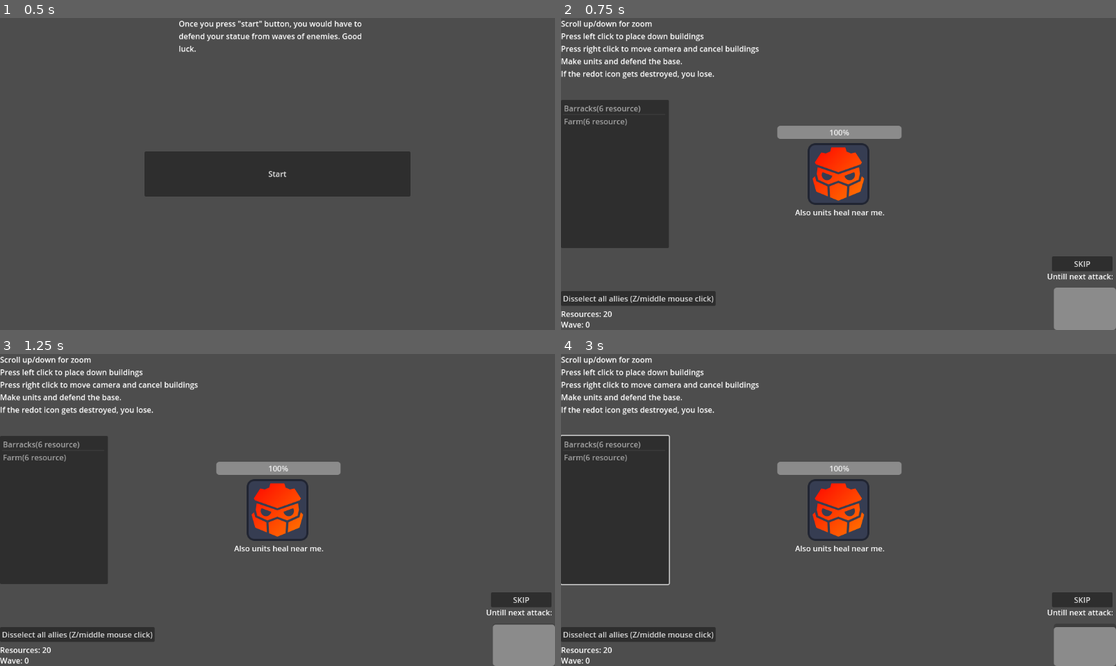
Above: before the commit, frames 1-4 (two rows, left to right).
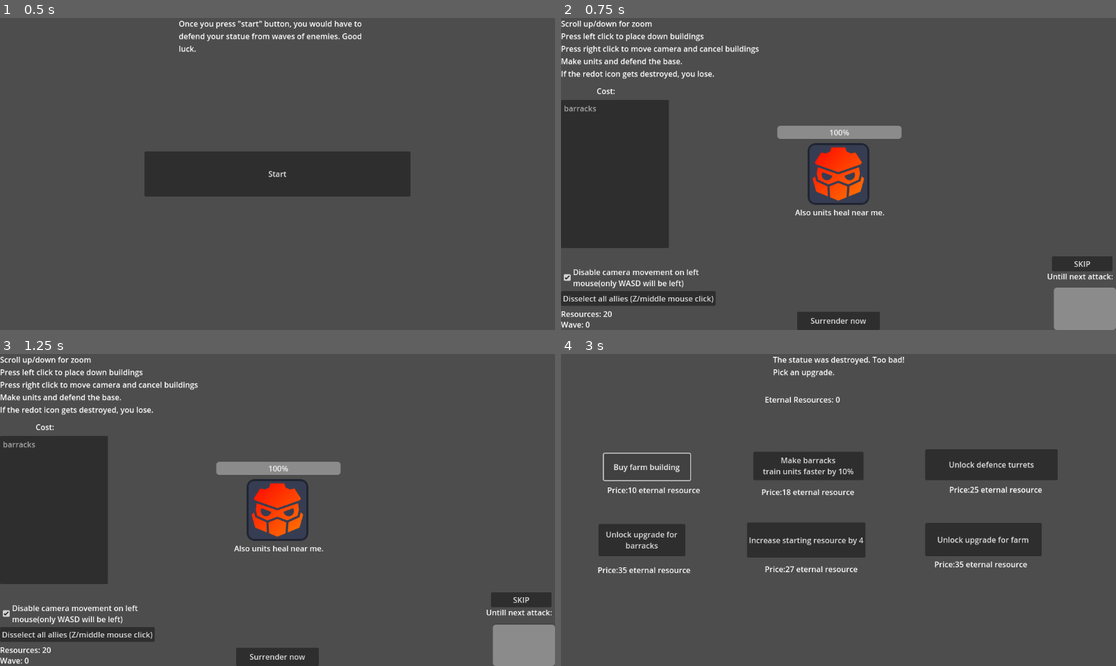
Above: after the commit, the same moments.

Repository: RedotOpenGame/Defence_Architect
Game: Godot game, scene res://Scenes/main_menu.tscn
Two runs of this game, one before a commit and one after it. Both use one fixed random seed, a clock stepped at 60 frames per second and the inputs below.
Inputs (mouse positions are in pixels of both pictures, inside the frame that each line leads up to):
- Up to frame 1 (0.5 s): no input
- Up to frame 2 (0.75 s): click "Start" at 0.5 s
- Up to frame 3 (1.25 s): no input
- Up to frame 4 (3 s): click (633, 612) at 1.25 s, where only the run after the commit has a clickable "Disable camera movement on le…"; click (838, 656) at 2 s, where only the run after the commit has a clickable "Surrender now"; click (644, 466) at 2.75 s, where only the run after the commit has a clickable "Buy farm building"

Frame 1 is identical in both runs. In frame 2, 1.5% of the frame differs, in the area x 0-58%, y 22-100%; in frame 3, 1.5%; in frame 4, 23%, in the area x 0-100%, y 0-100%.

Commit message:
more_stuff
small_changes

Diff:
--- a/Globals/Gameplay.gd
+++ b/Globals/Gameplay.gd
@@ -1,4 +1,11 @@
 extends Node
 
 const base_resource:int = 20
+var starting_resource_bonus:int = 0
 var resource:int = base_resource
+
+var eternal_resource:int = 0
+var died_for_the_first_time:bool = false
+
+var owned_buildings:Array = ["barracks"]
+var owned_building_upgrades:Array = []
--- /dev/null
+++ b/Globals/SaveSystem.gd
@@ -0,0 +1,42 @@
+extends Node
+
+const FILE_NAME = "user://save_file.json"
+
+func save_game() -> void:
+	var contents:Dictionary = {
+		"eternal_resource":Gameplay.eternal_resource,
+		"available_buildings":Gameplay.owned_buildings,
+		"available_building_upgrades":Gameplay.owned_building_upgrades,
+	}
+	var json_string = JSON.stringify(contents)
+	var file_access := FileAccess.open(FILE_NAME, FileAccess.WRITE)
+	if not file_access:
+		print("An error happened while saving data: ", FileAccess.get_open_error())
+		return
+
+	file_access.store_line(json_string)
+	file_access.close()
+
+func load_game() -> void:
+	loader(FILE_NAME)
+
+func loader(file):
+	if not FileAccess.file_exists(file):
+		return
+	var file_access := FileAccess.open(file, FileAccess.READ)
+	var json_string := file_access.get_line()
+	file_access.close()
+
+	var json := JSON.new()
+	var error := json.parse(json_string)
+	if error:
+		printerr("JSON Parse Error: ", json.get_error_message(), " in ", json_string, " at line ", json.get_error_line())
+		return
+	# We saved a dictionary, lets assume is a dictionary
+	var data:Dictionary = json.data
+	if data.get("eternal_resource") != null:
+		Gameplay.eternal_resource = data["eternal_resource"]
+	if data.get("available_buildings") != null:
+		Gameplay.owned_buildings = data["available_buildings"]
+	if data.get("available_building_upgrades") != null:
+		Gameplay.owned_building_upgrades = data["available_building_upgrades"]
--- a/Scenes/Buildings/Scripts/barracks.gd
+++ b/Scenes/Buildings/Scripts/barracks.gd
@@ -7,9 +7,11 @@
 @onready var ally_keeper = get_tree().get_first_node_in_group("Ally_storage")
 @onready var marker = $Marker2D
 @onready var trained_unit_list = $Control/PreparingWarriors
+@onready var train_bar = $Control/ProgressBar
 @onready var timer = $Spawn
 var unit_wait_list:Array = []
 var making_a_unit:bool = false
+var selected:bool = false
 
 
 @onready var prog_bar = $ProgressBar
@@ -17,9 +19,13 @@
 func _ready() -> void:
 	prog_bar.max_value = health
 	prog_bar.value = health
+	$Control.visible = false
+	train_bar.max_value = 2.5
 
 func _process(delta: float) -> void:
+	train_bar.value = timer.wait_time - timer.time_left
 	if unit_wait_list.size() > 0 and !making_a_unit:
+		$Sprite2D2.modulate = Color.DARK_GOLDENROD
 		if unit_wait_list[0] == "sworder":
 			making_a_unit = true
 			timer.start(2.5)
@@ -40,7 +46,8 @@
 			var scene = archer_scene.instantiate()
 			scene.global_position = marker.global_position
 			ally_keeper.add_child(scene)
-
+	if unit_wait_list.size() == 0:
+		$Sprite2D2.modulate = Color.WHITE
 
 func _on_warrior_list_item_clicked(index: int, at_position: Vector2, mouse_button_index: int) -> void:
 	if mouse_button_index == 1:
@@ -63,3 +70,19 @@
 func check_area_overlaps() -> bool:
 
 	return $PLACEMENT.get_overlapping_areas() == []
+
+
+func _on_selection_mouse_entered() -> void:
+	$Control.visible = true
+
+
+func _on_selection_mouse_exited() -> void:
+	if !selected:
+		$Control.visible = false
+
+
+func _on_selection_gui_input(event: InputEvent) -> void:
+	if event is InputEventMouseButton:
+		if event.button_index == 1 and event.pressed:
+			selected = !selected
+			#print(selected)
--- a/Scenes/Buildings/barracks.tscn
+++ b/Scenes/Buildings/barracks.tscn
@@ -33,20 +33,30 @@
 
 [node name="WarriorList" type="ItemList" parent="Control"]
 layout_mode = 0
-offset_left = -107.0
-offset_top = -171.0
-offset_right = 109.0
-offset_bottom = -72.0
+offset_left = -99.0
+offset_top = -122.0
+offset_right = 99.0
+offset_bottom = -57.0
 item_count = 2
 item_0/text = "Sworder(2 resource)"
 item_1/text = "Archer(3 resource)"
 
 [node name="PreparingWarriors" type="ItemList" parent="Control"]
 layout_mode = 0
-offset_left = -123.0
-offset_top = 38.0
-offset_right = 144.0
-offset_bottom = 99.0
+offset_left = -44.0
+offset_top = -33.0
+offset_right = 43.0
+offset_bottom = 33.0
+mouse_filter = 2
+theme_override_font_sizes/font_size = 10
+
+[node name="ProgressBar" type="ProgressBar" parent="Control"]
+layout_mode = 0
+offset_left = -43.0
+offset_top = -47.0
+offset_right = 43.0
+offset_bottom = -33.0
+show_percentage = false
 
 [node name="Sprite2D2" type="Sprite2D" parent="."]
 position = Vector2(39, 0)
@@ -74,6 +84,17 @@
 [node name="CollisionShape2D" type="CollisionShape2D" parent="PLACEMENT"]
 shape = SubResource("RectangleShape2D_nabln")
 
+[node name="Selection" type="Control" parent="."]
+layout_mode = 3
+anchors_preset = 0
+offset_left = -43.0
+offset_top = -33.0
+offset_right = 43.0
+offset_bottom = 33.0
+
 [connection signal="item_clicked" from="Control/WarriorList" to="." method="_on_warrior_list_item_clicked"]
 [connection signal="body_entered" from="PLACEMENT" to="." method="_on_placement_body_entered"]
 [connection signal="body_exited" from="PLACEMENT" to="." method="_on_placement_body_exited"]
+[connection signal="gui_input" from="Selection" to="." method="_on_selection_gui_input"]
+[connection signal="mouse_entered" from="Selection" to="." method="_on_selection_mouse_entered"]
+[connection signal="mouse_exited" from="Selection" to="." method="_on_selection_mouse_exited"]
--- a/Scenes/Buildings/farm.gd
+++ b/Scenes/Buildings/farm.gd
@@ -1,16 +1,17 @@
 extends CharacterBody2D
 
 var health = 50
-
+var wave_reward:int = 1
 @onready var prog_bar = $ProgressBar
 
 func _ready() -> void:
 	prog_bar.max_value = health
 	prog_bar.value = health
+	$Label.visible = false
 
 
 func give_money():
-	Gameplay.resource += 2
+	Gameplay.resource += wave_reward
 
 func damage_func(amount) -> void:
 	health -= amount
@@ -21,3 +22,11 @@
 func check_area_overlaps() -> bool:
 
 	return $PLACEMENT.get_overlapping_areas() == []
+
+
+func _on_control_mouse_entered() -> void:
+	$Label.visible = true
+
+
+func _on_control_mouse_exited() -> void:
+	$Label.visible = false
--- a/Scenes/Buildings/farm.tscn
+++ b/Scenes/Buildings/farm.tscn
@@ -25,13 +25,20 @@
 
 [node name="Label" type="Label" parent="."]
 offset_left = -43.0
-offset_top = -97.0
+offset_top = -75.0
 offset_right = 50.0
-offset_bottom = -22.0
-text = "Farm.
-New wave =
-+2 resource"
+offset_bottom = -26.0
+text = "New wave =
++1 resource"
 horizontal_alignment = 1
+
+[node name="Button" type="Button" parent="Label"]
+offset_left = -5.0
+offset_top = -52.0
+offset_right = 96.0
+offset_bottom = 2.0
+text = "Upgrade for
+5 resource"
 
 [node name="ProgressBar" type="ProgressBar" parent="."]
 offset_left = -63.0
@@ -49,3 +56,14 @@
 
 [node name="CollisionShape2D" type="CollisionShape2D" parent="PLACEMENT"]
 shape = SubResource("RectangleShape2D_hsaln")
+
+[node name="Control" type="Control" parent="."]
+layout_mode = 3
+anchors_preset = 0
+offset_left = -23.0
+offset_top = -23.0
+offset_right = 23.0
+offset_bottom = 23.0
+
+[connection signal="mouse_entered" from="Control" to="." method="_on_control_mouse_entered"]
+[connection signal="mouse_exited" from="Control" to="." method="_on_control_mouse_exited"]
--- a/Scenes/Buildings/statue.gd
+++ b/Scenes/Buildings/statue.gd
@@ -15,7 +15,9 @@
 	prog_bar.value = health
 	if health <= 0:
 		print("The statue is dead.")
-		queue_free()
+		SaveSystem.save_game()
+		get_tree().change_scene_to_file("res://Scenes/menus/post_death_shop.tscn")
+
 
 
 func _on_healing_range_body_entered(body: Node2D) -> void:
--- a/Scenes/Player/player_camera.gd
+++ b/Scenes/Player/player_camera.gd
@@ -5,7 +5,9 @@
 var area_selection_scene = preload("res://Scenes/Misc/choosing_area.tscn") #meant to select multiple units at once.
 var dragging:bool = false
 var base_untill_camera_movement = 0.1 #basically for how long player needs to press left click before the camera moves
-var untill_camera_movement = 0.1
+var untill_camera_movement = base_untill_camera_movement
+var moving_using_cursor:bool = true
+var camera_speed:float = 400.0
 #var cheat_menu = preload("res://Pew/Scenes/Misc/cheat_menu.tscn")
 
 #@onready var quota = $UI/main/Quota
@@ -28,7 +30,7 @@
 func _process(delta: float) -> void:
 #	quota.text = str("Quota: ", Globals.curr_quota, " / ", Globals.quota)
 #	filled_quota.text = str("Times quota was filled: ", Globals.quotas_completed)
-	if Input.is_action_pressed("left_mouse_click"): #move the camera
+	if Input.is_action_pressed("left_mouse_click") and moving_using_cursor: #move the camera
 		untill_camera_movement -= delta
 		if untill_camera_movement <= 0:
 			pressed_mouse_position = get_local_mouse_position()
@@ -40,6 +42,7 @@
 #		if !get_node_or_null("CheatMenu"):
 #			var menu = cheat_menu.instantiate()
 #			add_child(menu)
+	position += camera_speed * Input.get_vector("a", "d", "w", "s") * delta
 	if Input.is_action_pressed("right_mouse_click") and !dragging:
 		dragging = true
 		var scene = area_selection_scene.instantiate()
@@ -60,6 +63,10 @@
 		curr_zoom = min(curr_zoom + zoom_speed, max_camera_zoom)
 		zoom.x = curr_zoom
 		zoom.y = curr_zoom
+	if Input.is_action_just_pressed("x"):
+		for i in get_tree().get_nodes_in_group("Ally"):
+			if "is_selected" in i:
+				i.is_selected(true)
 	#if Input.is_action_just_pressed("middle_mouse_click"):
 		#_on_disselect_pressed()
 	#if Input.is_action_just_pressed("z"):
--- /dev/null
+++ b/Scenes/building_list.gd
@@ -0,0 +1,17 @@
+extends ItemList
+
+signal item_hovered(index: int)
+
+var hovered_item := -1
+
+func _on_gui_input(event: InputEvent) -> void:
+	if event is InputEventMouseMotion:
+		var mouse_pos := get_local_mouse_position()
+		var index = get_item_at_position(mouse_pos, true)
+		if hovered_item != index:
+			if index != -1:
+				item_hovered.emit(index)
+			hovered_item = index
+
+func _on_mouse_exited() -> void:
+	hovered_item = -1
--- a/Scenes/gameplay.gd
+++ b/Scenes/gameplay.gd
@@ -1,4 +1,5 @@
 extends Node2D
+
 
 @onready var showcase = $Showcase
 @onready var prog_bar = $UI/ProgressBar
@@ -7,6 +8,7 @@
 @onready var enemy_spawn_pos = $Enemyspawnpos
 @onready var enemy_enti = $Entities/Hostiles
 @onready var ally_enti = $Entities/Allies
+@onready var building_list = $UI/BuildingList
 
 const max_untill_another_attack:float = 30
 var waves_working:bool = true #meant to stop waves for debug purposes.
@@ -16,20 +18,24 @@
 
 var enemy_sworder_scene = preload("res://Scenes/Entities/Enemies/enemy_sworder.tscn")
 
-
-var barracks_scene = preload("res://Scenes/Buildings/barracks.tscn")
-var farm_scene = preload("res://Scenes/Buildings/farm.tscn")
+var building_scenes:Dictionary = {
+	"barracks":{"scene":preload("res://Scenes/Buildings/barracks.tscn"), "cost":6},
+	"farm":{"scene":preload("res://Scenes/Buildings/farm.tscn"), "cost":6}
+}
 
 var build_mode:bool = false
 var building_cost:int
 var selected_building
 var building_to_spawn
-
+var eternal_res_reward:int = 0
 
 func _ready() -> void:
 	prog_bar.max_value = max_untill_another_attack
 	prog_bar.value = max_untill_another_attack
 	resources_label.text = str("Resources: ", Gameplay.resource)
+
+	for i in Gameplay.owned_buildings:
+		building_list.add_item(i)
 
 func _process(delta: float) -> void:
 	untill_another_attack -= delta
@@ -38,6 +44,8 @@
 	wave_label.text = str("Wave: ", curr_wave)
 	if untill_another_attack <= 0 and waves_working:
 		curr_wave += 1
+		if curr_wave % 3 == 0:
+			eternal_res_reward += 1 * floor(curr_wave / 3)
 		untill_another_attack = max_untill_another_attack
 		for i in get_tree().get_nodes_in_group("Farm"):
 			i.give_money()
@@ -78,22 +86,20 @@
 	if mouse_button_index == 1:
 		if is_instance_valid(selected_building):
 			selected_building.queue_free()
-		if index == 0 and Gameplay.resource >= 6:
-			building_cost = 6
-			selected_building = barracks_scene.instantiate()
-			building_to_spawn = barracks_scene
+		var new_building = building_scenes[$UI/BuildingList.get_item_text(index)]["scene"]
+		if Gameplay.resource >= building_scenes[$UI/BuildingList.get_item_text(index)]["cost"]:
+			building_cost = building_scenes[$UI/BuildingList.get_item_text(index)]["cost"]
+			selected_building = new_building.instantiate()
+			building_to_spawn = new_building
 			build_mode = false
-		if index == 1 and Gameplay.resource >= 6:
-			building_cost = 6
-			selected_building = farm_scene.instantiate()
-			building_to_spawn = farm_scene
-			build_mode = false
+
 
 func spawn_building():
 	var building = building_to_spawn.instantiate()
 	building.global_position = get_global_mouse_position()
 
 	ally_enti.add_child(building)
+
 
 
 func _on_disselectworkers_pressed() -> void:
@@ -104,3 +110,19 @@
 
 func _on_skip_pressed() -> void:
 	untill_another_attack = 0
+
+func _on_check_box_toggled(toggled_on: bool) -> void:
+	$PlayerCamera.moving_using_cursor = toggled_on
+
+
+func _on_building_list_item_hovered(index: int) -> void:
+	$UI/BuildingCost.text = str("Cost: ", building_scenes[building_list.get_item_text(index)]["cost"])
+
+
+func _on_building_list_mouse_exited() -> void:
+	$UI/BuildingCost.text = str("Cost: ")
+
+
+func _on_surrender_pressed() -> void:
+	SaveSystem.save_game()
+	get_tree().change_scene_to_file("res://Scenes/menus/post_death_shop.tscn")
--- a/Scenes/gameplay.tscn
+++ b/Scenes/gameplay.tscn
@@ -1,8 +1,9 @@
-[gd_scene load_steps=5 format=3 uid="uid://cg6xtvjksmn2p"]
+[gd_scene load_steps=6 format=3 uid="uid://cg6xtvjksmn2p"]
 
 [ext_resource type="Script" path="res://Scenes/gameplay.gd" id="1_m34ki"]
 [ext_resource type="PackedScene" uid="uid://ctwaxwojmiovc" path="res://Scenes/statue.tscn" id="1_wbxth"]
 [ext_resource type="PackedScene" uid="uid://r6an2c43hckb" path="res://Scenes/Player/player_camera.tscn" id="2_m34ki"]
+[ext_resource type="Script" path="res://Scenes/building_list.gd" id="4_kwrm5"]
 
 [sub_resource type="LabelSettings" id="LabelSettings_m34ki"]
 font_size = 30
@@ -32,9 +33,7 @@
 offset_right = 224.0
 offset_bottom = 154.0
 grow_vertical = 2
-item_count = 2
-item_0/text = "Barracks(6 resource)"
-item_1/text = "Farm(6 resource)"
+script = ExtResource("4_kwrm5")
 
 [node name="ProgressBar" type="ProgressBar" parent="UI"]
 anchors_preset = 3
@@ -115,6 +114,43 @@
 grow_vertical = 0
 text = "SKIP"
 
+[node name="CheckBox" type="CheckBox" parent="UI"]
+anchors_preset = 2
+anchor_top = 1.0
+anchor_bottom = 1.0
+offset_left = 1.0
+offset_top = -136.0
+offset_right = 303.0
+offset_bottom = -82.0
+grow_vertical = 0
+button_pressed = true
+text = "Disable camera movement on left mouse(only WASD will be left)"
+autowrap_mode = 3
+
+[node name="BuildingCost" type="Label" parent="UI"]
+anchors_preset = 4
+anchor_top = 0.5
+anchor_bottom = 0.5
+offset_left = 74.0
+offset_top = -184.0
+offset_right = 146.0
+offset_bottom = -161.0
+grow_vertical = 2
+text = "Cost: "
+
+[node name="surrender" type="Button" parent="UI"]
+anchors_preset = 7
+anchor_left = 0.5
+anchor_top = 1.0
+anchor_right = 0.5
+anchor_bottom = 1.0
+offset_left = -86.0
+offset_top = -38.0
+offset_right = 86.0
+grow_horizontal = 2
+grow_vertical = 0
+text = "Surrender now"
+
 [node name="Enemyspawnpos" type="Marker2D" parent="."]
 position = Vector2(1572, 0)
 
@@ -127,6 +163,12 @@
 <--------------"
 label_settings = SubResource("LabelSettings_m34ki")
 
+[connection signal="gui_input" from="UI/BuildingList" to="UI/BuildingList" method="_on_gui_input"]
 [connection signal="item_clicked" from="UI/BuildingList" to="." method="_on_building_list_item_clicked"]
+[connection signal="item_hovered" from="UI/BuildingList" to="." method="_on_building_list_item_hovered"]
+[connection signal="mouse_exited" from="UI/BuildingList" to="." method="_on_building_list_mouse_exited"]
+[connection signal="mouse_exited" from="UI/BuildingList" to="UI/BuildingList" method="_on_mouse_exited"]
 [connection signal="pressed" from="UI/disselectworkers" to="." method="_on_disselectworkers_pressed"]
 [connection signal="pressed" from="UI/skip" to="." method="_on_skip_pressed"]
+[connection signal="toggled" from="UI/CheckBox" to="." method="_on_check_box_toggled"]
+[connection signal="pressed" from="UI/surrender" to="." method="_on_surrender_pressed"]
--- a/Scenes/main_menu.tscn
+++ b/Scenes/main_menu.tscn
@@ -5,6 +5,7 @@
 
 
 func _on_button_pressed() -> void:
+	SaveSystem.save_game()
 	get_tree().change_scene_to_file(\"res://Scenes/gameplay.tscn\")
 "
 
--- /dev/null
+++ b/Scenes/menus/post_death_shop.gd
@@ -0,0 +1,33 @@
+extends Control
+
+func _ready() -> void:
+	$BuyFarm.disabled = 'farm' in Gameplay.owned_buildings
+	$Resources.text = str("Eternal Resources: ", Gameplay.eternal_resource)
+
+
+func _on_buy_farm_pressed() -> void:
+	Gameplay.owned_buildings.append("farm")
+
+
+func _on_faster_barracks_pressed() -> void:
+	pass # Replace with function body.
+
+
+func _on_unlock_def_turrets_pressed() -> void:
+	pass # Replace with function body.
+
+
+func _on_unlock_barrack_upgrade_pressed() -> void:
+	pass # Replace with function body.
+
+
+func _on_increase_start_resource_pressed() -> void:
+	pass # Replace with function body.
+
+
+func _on_unlock_farm_upgrade_pressed() -> void:
+	pass # Replace with function body.
+
+
+func _on_startnew_pressed() -> void:
+	pass # Replace with function body.
--- /dev/null
+++ b/Scenes/menus/post_death_shop.tscn
@@ -0,0 +1,145 @@
+[gd_scene load_steps=2 format=3 uid="uid://box7oebxyrgxw"]
+
+[ext_resource type="Script" path="res://Scenes/menus/post_death_shop.gd" id="1_55rcw"]
+
+[node name="PostDeathShop" type="Control"]
+layout_mode = 3
+anchors_preset = 15
+anchor_right = 1.0
+anchor_bottom = 1.0
+grow_horizontal = 2
+grow_vertical = 2
+script = ExtResource("1_55rcw")
+
+[node name="Label" type="Label" parent="."]
+layout_mode = 1
+anchors_preset = 5
+anchor_left = 0.5
+anchor_right = 0.5
+offset_left = -136.5
+offset_right = 136.5
+offset_bottom = 49.0
+grow_horizontal = 2
+text = "The statue was destroyed. Too bad!
+Pick an upgrade."
+
+[node name="BuyFarm" type="Button" parent="."]
+layout_mode = 1
+anchors_preset = 8
+anchor_left = 0.5
+anchor_top = 0.5
+anchor_right = 0.5
+anchor_bottom = 0.5
+offset_left = -487.0
+offset_top = -117.0
+offset_right = -308.0
+offset_bottom = -62.0
+grow_horizontal = 2
+grow_vertical = 2
+text = "Buy farm building
+"
+
+[node name="Label2" type="Label" parent="."]
+layout_mode = 0
+offset_left = 96.0
+offset_top = 271.0
+offset_right = 136.0
+offset_bottom = 294.0
+text = "Price:10 eternal resource"
+
+[node name="FasterBarracks" type="Button" parent="."]
+layout_mode = 0
+offset_left = 399.0
+offset_top = 203.0
+offset_right = 628.0
+offset_bottom = 262.0
+text = "Make barracks
+train units faster by 10%"
+
+[node name="Label3" type="Label" parent="."]
+layout_mode = 0
+offset_left = 416.0
+offset_top = 275.0
+offset_right = 609.0
+offset_bottom = 298.0
+text = "Price:18 eternal resource"
+
+[node name="UnlockDefTurrets" type="Button" parent="."]
+layout_mode = 0
+offset_left = 756.0
+offset_top = 198.0
+offset_right = 1031.0
+offset_bottom = 262.0
+text = "Unlock defence turrets"
+
+[node name="Label4" type="Label" parent="."]
+layout_mode = 0
+offset_left = 806.0
+offset_top = 270.0
+offset_right = 999.0
+offset_bottom = 293.0
+text = "Price:25 eternal resource"
+
+[node name="UnlockBarrackUpgrade" type="Button" parent="."]
+layout_mode = 0
+offset_left = 78.0
+offset_top = 353.0
+offset_right = 258.0
+offset_bottom = 420.0
+text = "Unlock upgrade for
+barracks"
+
+[node name="Label5" type="Label" parent="."]
+layout_mode = 0
+offset_left = 76.0
+offset_top = 437.0
+offset_right = 269.0
+offset_bottom = 460.0
+text = "Price:35 eternal resource"
+
+[node name="IncreaseStartResource" type="Button" parent="."]
+layout_mode = 0
+offset_left = 386.0
+offset_top = 350.0
+offset_right = 632.0
+offset_bottom = 423.0
+text = "Increase starting resource by 4"
+
+[node name="Label6" type="Label" parent="."]
+layout_mode = 0
+offset_left = 423.0
+offset_top = 435.0
+offset_right = 616.0
+offset_bottom = 458.0
+text = "Price:27 eternal resource"
+
+[node name="UnlockFarmUpgrade" type="Button" parent="."]
+layout_mode = 0
+offset_left = 756.0
+offset_top = 351.0
+offset_right = 998.0
+offset_bottom = 420.0
+text = "Unlock upgrade for farm"
+
+[node name="Label7" type="Label" parent="."]
+layout_mode = 0
+offset_left = 775.0
+offset_top = 425.0
+offset_right = 968.0
+offset_bottom = 448.0
+text = "Price:35 eternal resource"
+
+[node name="Resources" type="Label" parent="."]
+layout_mode = 0
+offset_left = 423.0
+offset_top = 83.0
+offset_right = 566.0
+offset_bottom = 106.0
+text = "Eternal Resources: [AMOUNT]"
+
+[connection signal="pressed" from="BuyFarm" to="." method="_on_buy_farm_pressed"]
+[connection signal="pressed" from="FasterBarracks" to="." method="_on_faster_barracks_pressed"]
+[connection signal="pressed" from="UnlockDefTurrets" to="." method="_on_unlock_def_turrets_pressed"]
+[connection signal="pressed" from="UnlockBarrackUpgrade" to="." method="_on_unlock_barrack_upgrade_pressed"]
+[connection signal="pressed" from="IncreaseStartResource" to="." method="_on_increase_start_resource_pressed"]
+[connection signal="pressed" from="UnlockFarmUpgrade" to="." method="_on_unlock_farm_upgrade_pressed"]
--- a/project.godot
+++ b/project.godot
@@ -19,6 +19,7 @@
 [autoload]
 
 Gameplay="*res://Globals/Gameplay.gd"
+SaveSystem="*res://Globals/SaveSystem.gd"
 
 [global_group]
 
@@ -85,6 +86,11 @@
 "events": [Object(InputEventKey,"resource_local_to_scene":false,"resource_name":"","device":-1,"window_id":0,"alt_press …(192 unchanged characters)…
 ]
 }
+x={
+"deadzone": 0.5,
+"events": [Object(InputEventKey,"resource_local_to_scene":false,"resource_name":"","device":-1,"window_id":0,"alt_pressed":false,"shift_pressed":false,"ctrl_pressed":false,"meta_pressed":false,"pressed":false,"keycode":0,"physical_keycode":88,"key_label":0,"unicode":120,"location":0,"echo":false,"script":null)
+]
+}
 
 [layer_names]
 
